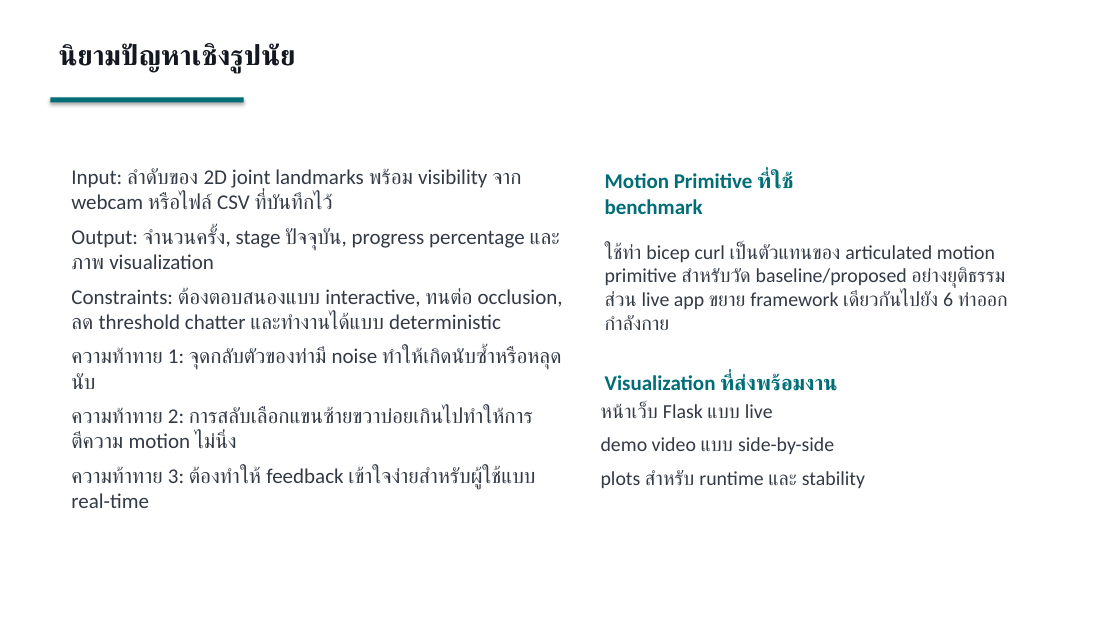
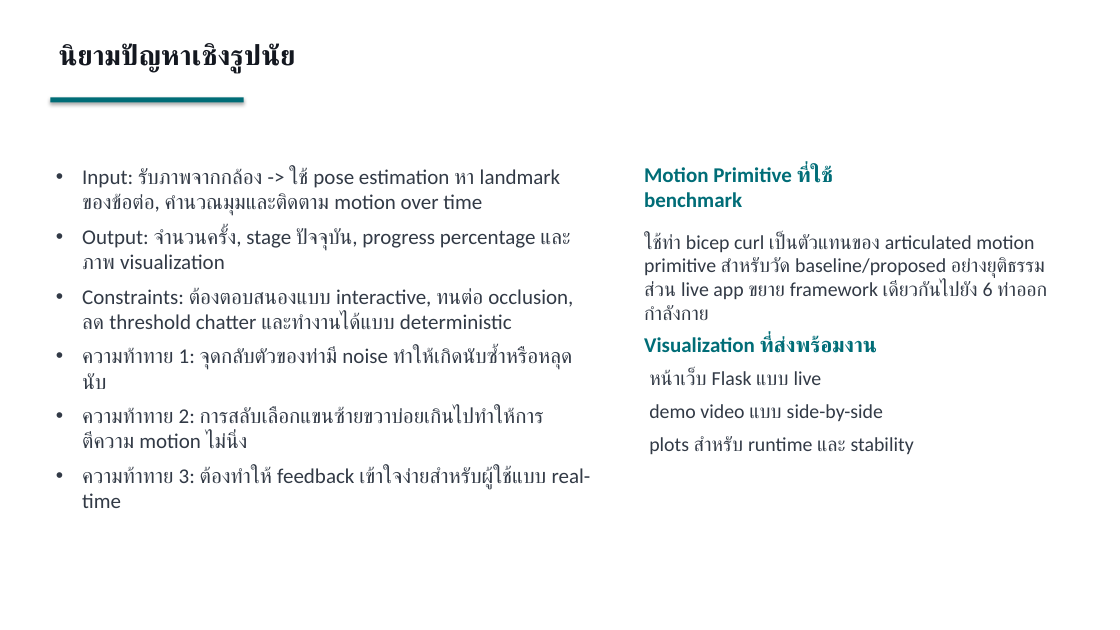
Before and after one commit to thipbadee/computer-animation-project-, a slide deck: slide 4 of report/presentation.pptx (slide 3 before the commit). Drawn at 1120x630 pixels with LibreOffice and Linux fonts; fonts in the diff are those of the drawing. Boxes give left, top, right and bottom in pixels: in the first picture for what was removed or moved away, otherwise in the second. Text is boxed around its words. In the diff, an @@ line names an element or a change of style, - is before the commit and + after.

```diff
--- a/report/presentation.pptx
+++ b/report/presentation.pptx
@@ text "Input: รับภาพจากกล้อง -> ใช้ pose ...": place and size @@
-text "Input: รับภาพจากกล้อง -> ใช้ pose ..." at bbox=[71, 168, 563, 508]
+text "Input: รับภาพจากกล้อง -> ใช้ pose ..." at bbox=[82, 168, 591, 508]
@@ text at bbox=[82, 168, 561, 216]: text changed @@
-Input: ลำดับของ 2D joint landmarks พร้อม visibility จาก webcam หรือไฟล์ CSV ที่บันทึกไว้
+• Input: รับภาพจากกล้อง -> ใช้ pose estimation หา landmark ของข้อต่อ, คำนวณมุมและติดตาม motion over time
@@ text "Motion Primitive ที่ใช้ benchmark": place and size @@
-text "Motion Primitive ที่ใช้ benchmark" at bbox=[605, 172, 792, 214]
+text "Motion Primitive ที่ใช้ benchmark" at bbox=[644, 166, 832, 207]
@@ text at bbox=[82, 228, 591, 508]: bullet none to • @@
@@ text "ใช้ท่า bicep curl เป็นตัวแทนของ articulated ...": place and size @@
-text "ใช้ท่า bicep curl เป็นตัวแทนของ articulated ..." at bbox=[605, 243, 1008, 330]
+text "ใช้ท่า bicep curl เป็นตัวแทนของ articulated ..." at bbox=[644, 233, 1047, 320]
@@ text "Visualization ที่ส่งพร้อมงาน": place and size @@
-text "Visualization ที่ส่งพร้อมงาน" at bbox=[605, 374, 837, 391]
+text "Visualization ที่ส่งพร้อมงาน" at bbox=[644, 336, 877, 353]
@@ text "หน้าเว็บ Flask แบบ live" rewrapped from bbox=[459, 403, 865, 489] to bbox=[649, 369, 914, 454] @@
```
Also in this commit, not shown: 6 other slides changed, 1 slide added.
